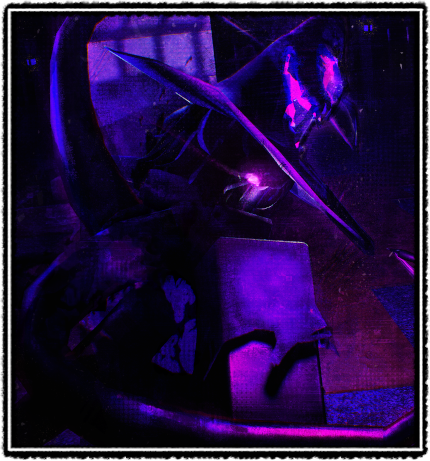
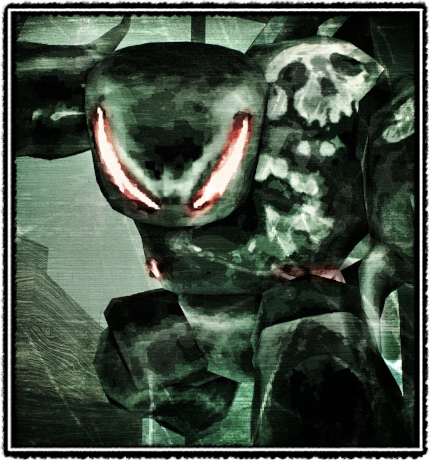
The second (430, 461) image is a revision of the first. Changes to its layers:
renamed "tt" to "character", showed it, painted on it over [14, 13, 416, 448]
removed layer "Pasted Layer" over [14, 13, 416, 448]